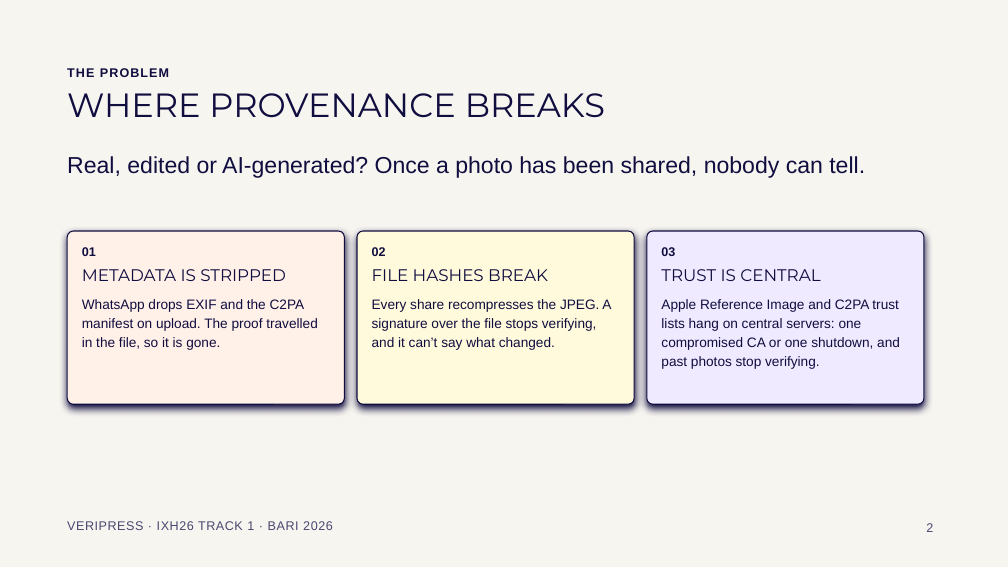
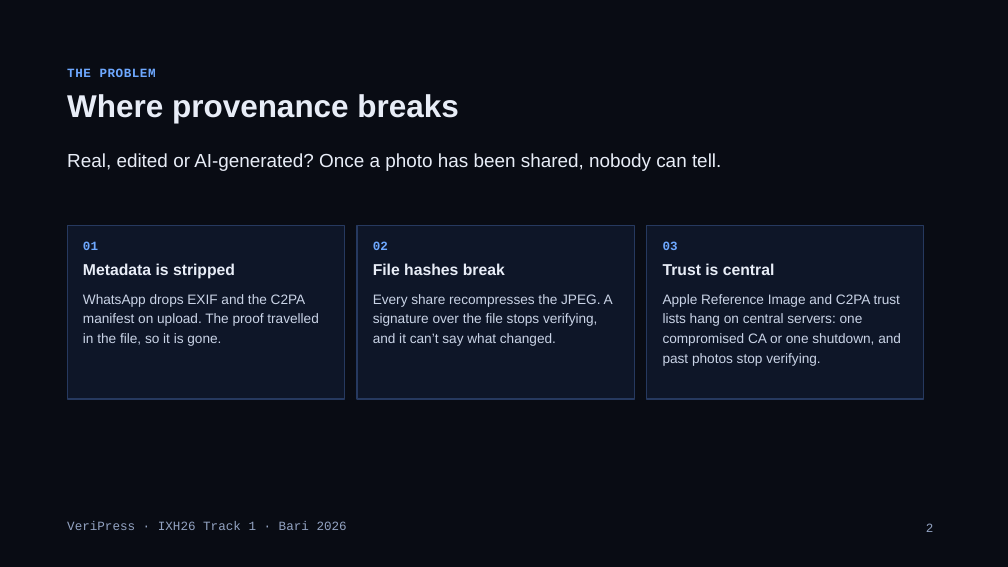
Before and after one commit to noegng/VeriPress, a slide deck: slide 2 of docs/VeriPress-pitch.pptx. Drawn at 1008x567 pixels with LibreOffice and Linux fonts; fonts in the diff are those of the drawing. Boxes give left, top, right and bottom in pixels: in the first picture for what was removed or moved away, otherwise in the second. Text is boxed around its words. In the diff, an @@ line names an element or a change of style, - is before the commit and + after.

Commit message:
Pitch v2: dark duochrome template, crypto-first cover with a real Testnet proof, script retimed (3:00)

```diff
--- a/docs/VeriPress-pitch.pptx
+++ b/docs/VeriPress-pitch.pptx
@@ background #F7F5F0 to #090C14 @@
@@ text "THE PROBLEM" at bbox=[67, 68, 156, 77]: font Arial to Courier New, text colour #100D3F to #6EA8FF, letter spacing 1 to 0.5 pt @@
@@ title at bbox=[67, 94, 458, 123]: text changed; size 32 to 30 pt; font Montserrat to Arial; text colour #100D3F to #E8EDF7; bold on @@
-WHERE PROVENANCE BREAKS
+Where provenance breaks
@@ text "Real, edited or AI-generated? Once ..." at bbox=[67, 153, 721, 171]: size 22 to 18 pt, text colour #100D3F to #E8EDF7; line spacing 1.1 to 1 @@
@@ rectangle at bbox=[67, 226, 345, 399]: rounded rectangle to rectangle; fill #FFF0E8 to #0E1628; outline #100D3F 1 pt to #26395F 1 pt; shadow off @@
@@ rectangle at bbox=[357, 226, 634, 399]: rounded rectangle to rectangle; fill #FFFADB to #0E1628; outline #100D3F 1 pt to #26395F 1 pt; shadow off @@
@@ 3 rectangles: place and size @@
-3 rectangles at bbox=[67, 231, 925, 405]
+3 rectangles at bbox=[67, 226, 925, 399]
@@ rectangle at bbox=[647, 226, 925, 399]: rounded rectangle to rectangle; fill #EFEAFF to #0E1628; outline #100D3F 1 pt to #26395F 1 pt; shadow off @@
@@ text at bbox=[83, 263, 235, 279]: text changed; size 16 to 15 pt; font Montserrat to Arial; text colour #100D3F to #E8EDF7; bold on @@
-METADATA IS STRIPPED
+Metadata is stripped
@@ text at bbox=[83, 241, 318, 346]: font Arial to Courier New, text colour #100D3F to #6EA8FF in "01"; text colour #100D3F to #C9D3E6 in "WhatsApp drops EXIF and the C2PA manifest ..."; line spacing 1.15 to 1.2 @@
@@ text at bbox=[373, 263, 505, 275]: text changed; size 16 to 15 pt; font Montserrat to Arial; text colour #100D3F to #E8EDF7; bold on @@
-FILE HASHES BREAK
+File hashes break
@@ text at bbox=[373, 241, 613, 346]: font Arial to Courier New, text colour #100D3F to #6EA8FF in "02"; text colour #100D3F to #C9D3E6 in "Every share recompresses the JPEG. A signature ..."; line spacing 1.15 to 1.2 @@
@@ text at bbox=[663, 263, 775, 275]: text changed; size 16 to 15 pt; font Montserrat to Arial; text colour #100D3F to #E8EDF7; bold on @@
-TRUST IS CENTRAL
+Trust is central
@@ text at bbox=[663, 241, 901, 366]: font Arial to Courier New, text colour #100D3F to #6EA8FF in "03"; text colour #100D3F to #C9D3E6 in "Apple Reference Image and C2PA trust lists ..."; line spacing 1.15 to 1.2 @@
@@ text at bbox=[67, 521, 347, 530]: text changed; font Arial to Courier New; text colour #4A4770 to #93A3C2 @@
-VERIPRESS · IXH26 TRACK 1 · BARI 2026
+VeriPress · IXH26 Track 1 · Bari 2026
@@ page number at bbox=[926, 523, 934, 532]: font Arial to Courier New, text colour #4A4770 to #93A3C2 @@
```
Also in this commit, not shown: 4 other slides changed, 1 slide added, 1 slide removed, 1 other file.
